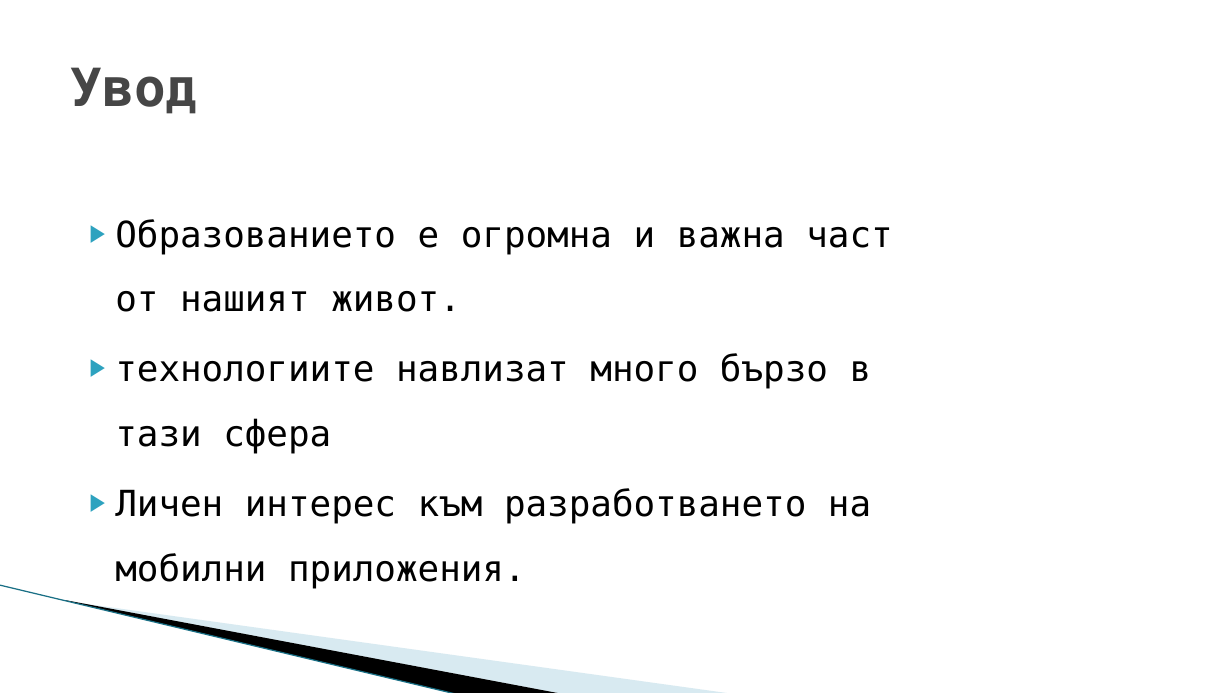
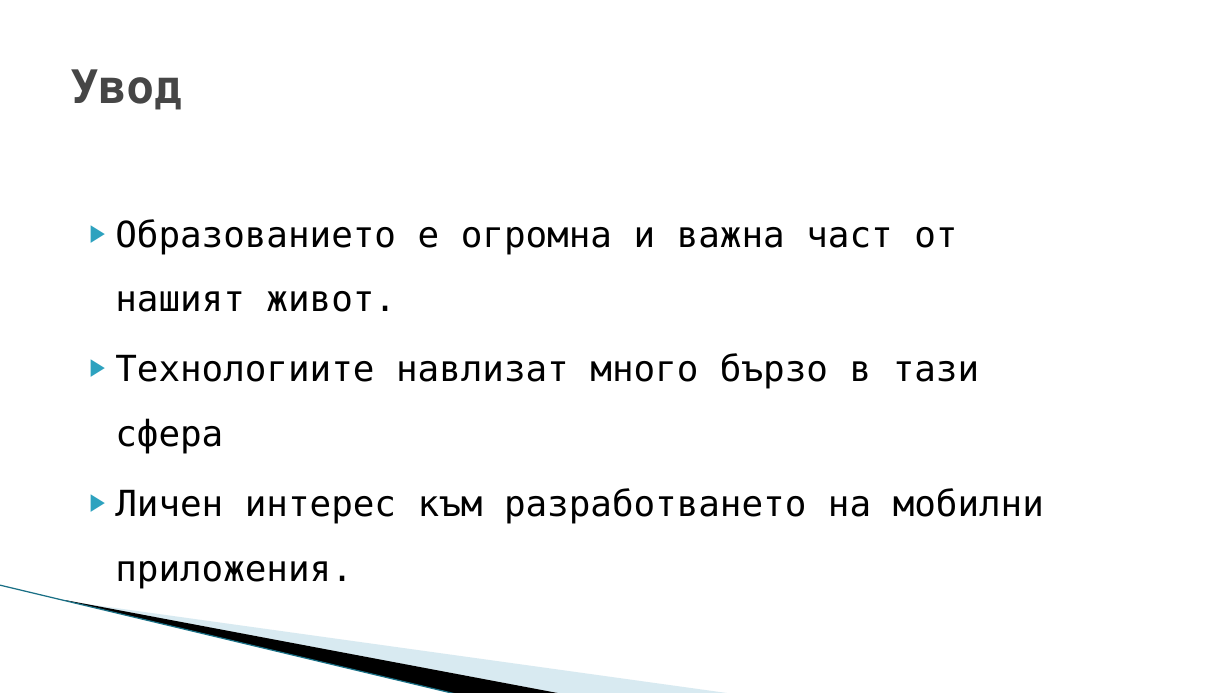
Before and after one commit to sashe944/TestV2Documentation, a slide deck: slide 2 of Мобилен модул за тестова система.pptx. Drawn at 1232x693 pixels with LibreOffice and Linux fonts; fonts in the diff are those of the drawing; background and template pictures are left out. Boxes give left, top, right and bottom in pixels: in the first picture for what was removed or moved away, otherwise in the second. Text is boxed around its words. In the diff, an @@ line names an element or a change of style, - is before the commit and + after.

```diff
--- a/Мобилен модул за тестова система.pptx
+++ b/Мобилен модул за тестова система.pptx
@@ title "Увод" at (x1=71, y1=69, x2=182, y2=110): size 41 to 36 pt @@
@@ text at (x1=115, y1=353, x2=979, y2=454): text changed @@
-▶ технологиите навлизат много бързо в тази сфера
+▶ Технологиите навлизат много бързо в тази сфера
```
Also in this commit, not shown: 7 other slides changed, 1 slide added, 3 other files.
